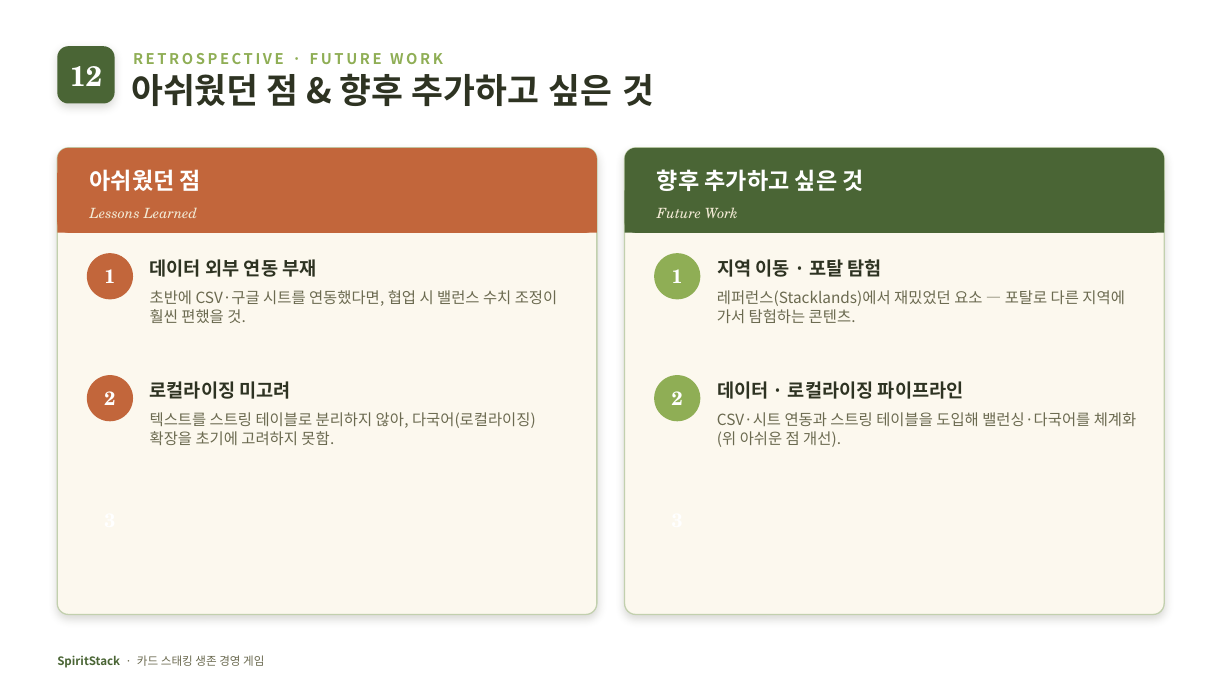
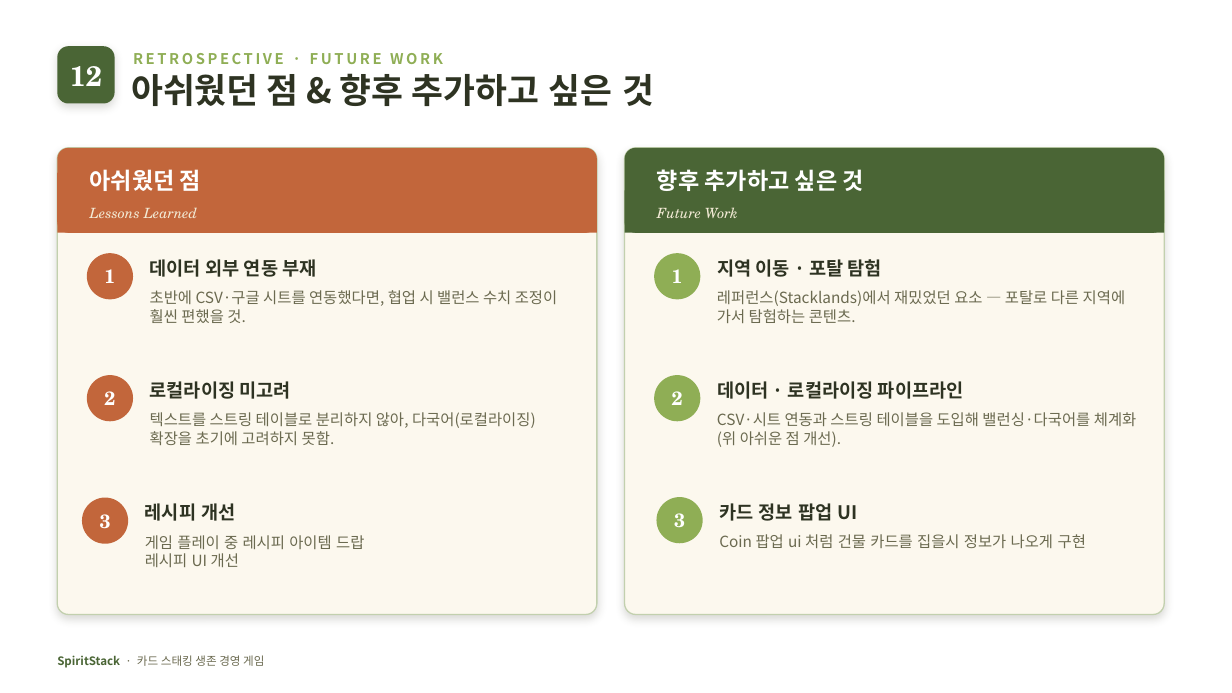
Before and after one commit to Devel-Rocket-ClassRoom/minigame-project-kimjihae3357, a slide deck: slide 14 of JellyStack/SpiritStack_발표자료.pptx. Drawn at 1232x693 pixels with LibreOffice and Linux fonts; fonts in the diff are those of the drawing. Boxes give left, top, right and bottom in pixels: in the first picture for what was removed or moved away, otherwise in the second. Text is boxed around its words. In the diff, an @@ line names an element or a change of style, - is before the commit and + after.

```diff
--- a/JellyStack/SpiritStack_발표자료.pptx
+++ b/JellyStack/SpiritStack_발표자료.pptx
@@ ellipse added at [82,497,128,543], fill #C2663B @@
@@ text added at [145,503,235,521], 14.5 pt, text #2E3322, bold @@
+레시피 개선
@@ ellipse added at [657,497,703,543], fill #8FAE55 @@
@@ text added at [719,503,858,521], 14.5 pt, text #2E3322, bold @@
+카드 정보 팝업 UI
@@ text added at [100,514,111,529], 15 pt, text #FFFFFF, bold @@
+3
@@ text added at [104,514,115,529], 15 pt, text #FFFFFF, bold @@
+3
@@ text added at [145,535,365,567], 12 pt, text #6B6A50 @@
+게임 플레이 중 레시피 아이템 드랍
+레시피 UI 개선
@@ text added at [672,513,683,527], 15 pt, text #FFFFFF, bold @@
+3
@@ text added at [674,513,685,527], 15 pt, text #FFFFFF, bold @@
+3
@@ text added at [719,534,1086,548], 12 pt, text #6B6A50 @@
+Coin 팝업 ui 처럼 건물 카드를 집을시 정보가 나오게 구현
```
Also in this commit, not shown: 9 other files.
